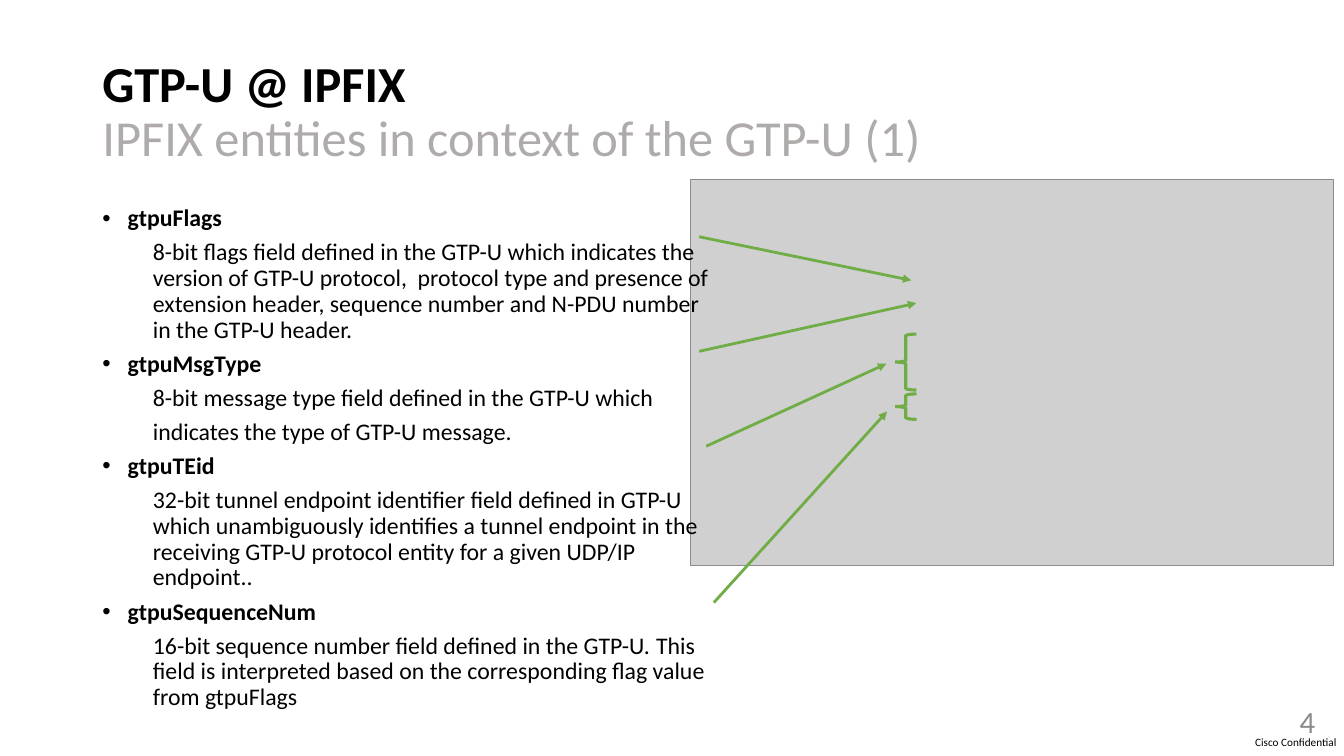
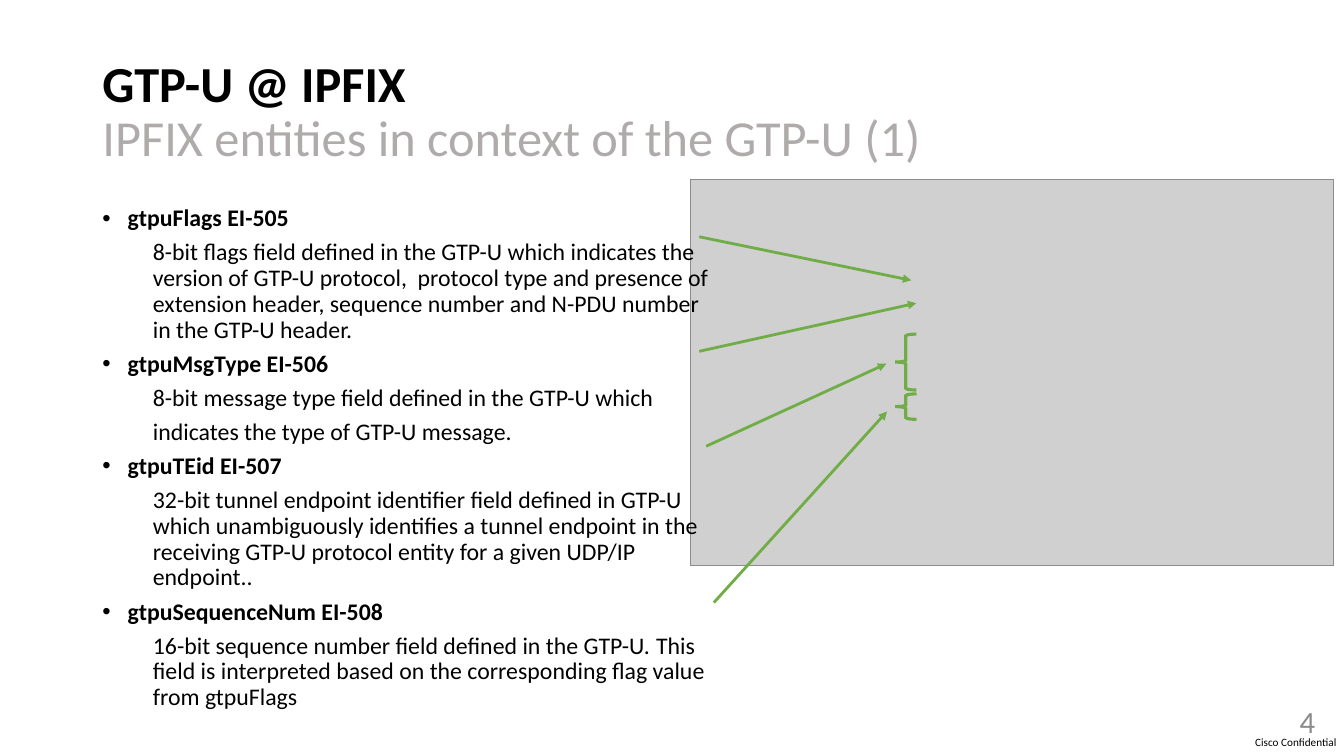
Before and after one commit to sriragop/draft-voyersriram-opsawg-ipfix-gtpu, a slide deck: slide 4 of draft-ietf-opsawg-ipfix-gtpu-00.pptx. Drawn at 1344x756 pixels with LibreOffice and Linux fonts; fonts in the diff are those of the drawing; grey boxes stand for pictures. Boxes give left, top, right and bottom in pixels: in the first picture for what was removed or moved away, otherwise in the second. Text is boxed around its words. In the diff, an @@ line names an element or a change of style, - is before the commit and + after.

```diff
--- a/draft-ietf-opsawg-ipfix-gtpu-00.pptx
+++ b/draft-ietf-opsawg-ipfix-gtpu-00.pptx
@@ text at [128,209,288,230]: text changed @@
-• gtpuFlags
+• gtpuFlags EI-505
@@ text at [128,355,328,376]: text changed @@
-• gtpuMsgType
+• gtpuMsgType EI-506
@@ text at [128,457,281,478]: text changed @@
-• gtpuTEid
+• gtpuTEid EI-507
@@ text at [128,603,382,624]: text changed @@
-• gtpuSequenceNum
+• gtpuSequenceNum EI-508
```
Also in this commit, not shown: 2 other slides changed, 2 other files.
